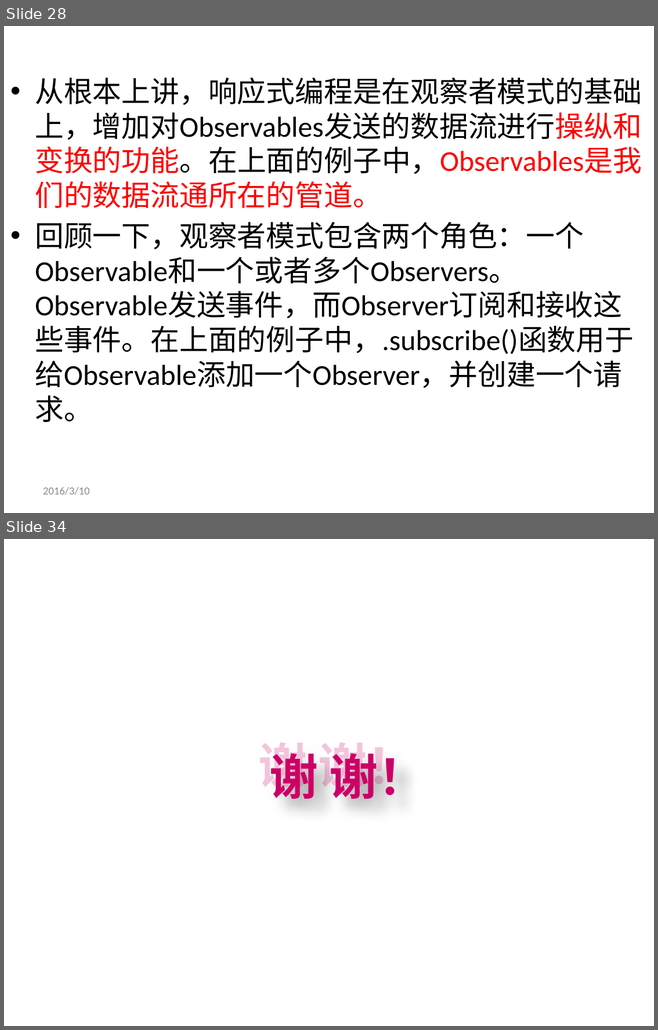
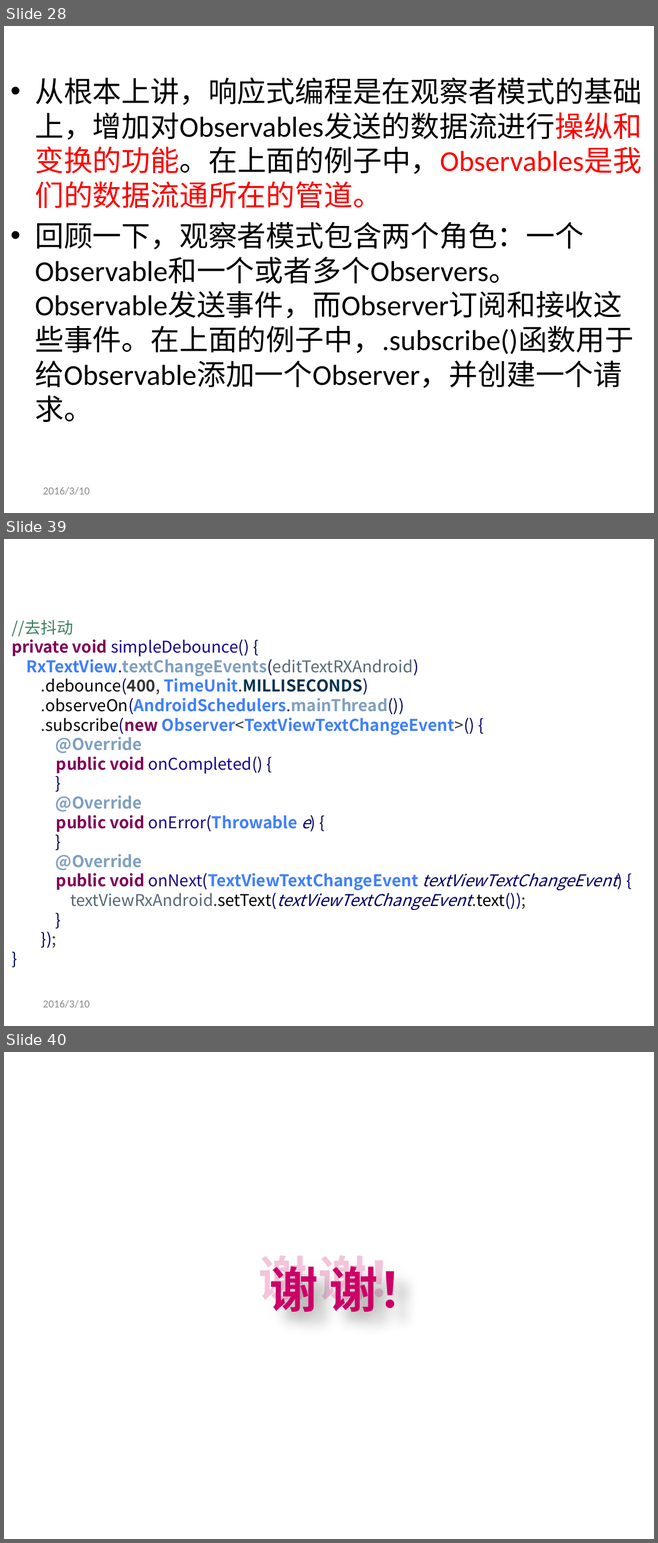
Before and after one commit to genglei-cuan/Study, a slide deck: notes/rxjava/RxJava简介.pptx. Shown one above the other, each under a label of ours: slides 28 and 34 before the commit, slides 28, 39 and 40 after it; the slides between them are not shown. The pictures are 658x1030 and 658x1543 pixels, drawn with LibreOffice and Linux fonts; fonts in the diff are those of the drawing; background and template pictures are left out. Boxes give left, top, right and bottom in pixels: in the first picture for what was removed or moved away, otherwise in the second. Text is boxed around its words. In the diff, an @@ line names an element or a change of style, - is before the commit and + after.

```diff
--- a/notes/rxjava/RxJava简介.pptx
+++ b/notes/rxjava/RxJava简介.pptx
@@ slide 39 added at (4, 539, 654, 1026), background picture (left out) @@
@@ text added at (12, 620, 616, 910), 18 pt, text #3E7EFF, bold @@
+//去抖动
+private void simpleDebounce() {
+RxTextView.textChangeEvents(editTextRXAndroid)
+.debounce(400, TimeUnit.MILLISECONDS)
+.observeOn(AndroidSchedulers.mainThread())
+.subscribe(new Observer<TextViewTextChangeEvent>() {
+@Override
+public void onCompleted() {
+}
+@Override
+public void onError(Throwable e) {
+}
+@Override
+public void onNext(TextViewTextChangeEvent textViewTextChangeEvent) {
+textViewRxAndroid.setText(textViewTextChangeEvent.text());
+}
+});
+}
@@ text added at (43, 1000, 90, 1008), 12 pt, text #898989 @@
+2016/3/10
@@ what was slide 34 is now slide 40 @@
```
Also in this commit, not shown: 26 slides changed, 5 other slides added.
